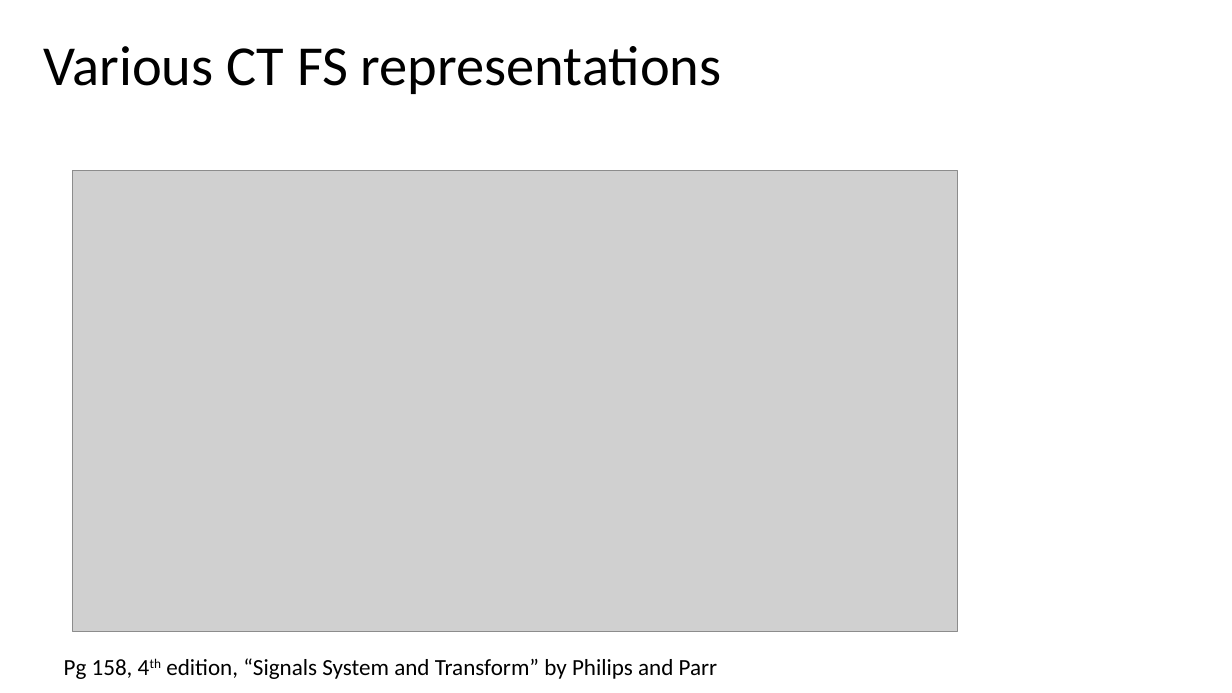
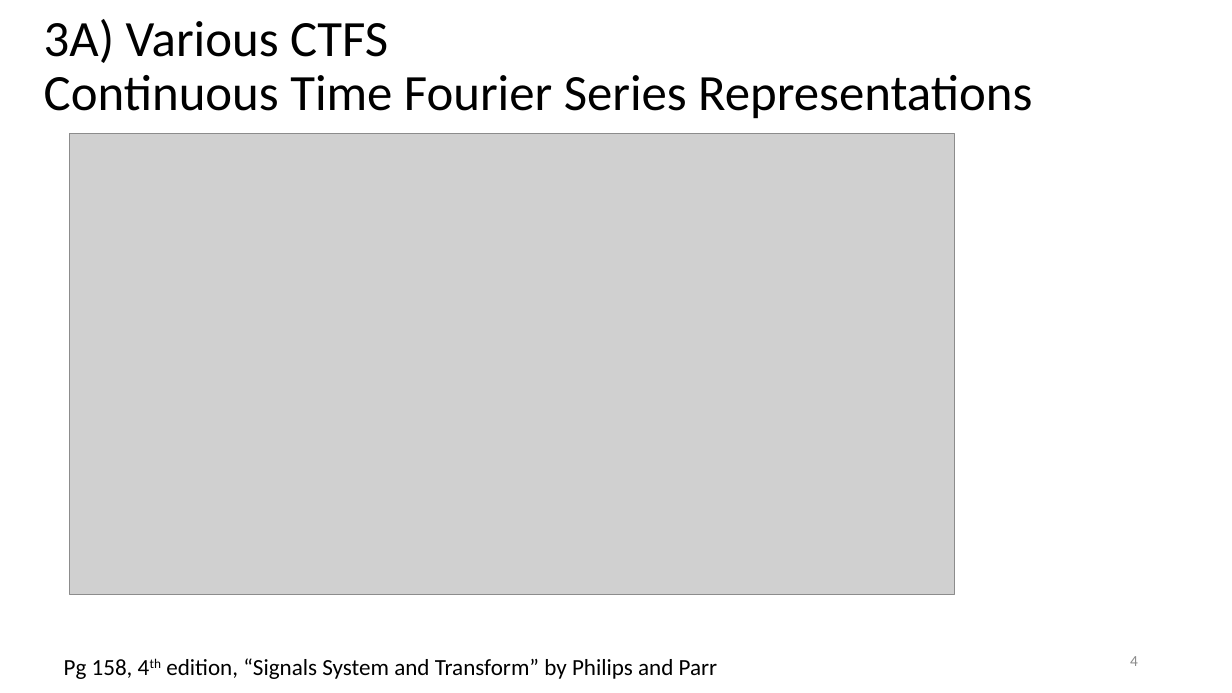
Before and after one commit to aseschng/DSP-Matlab-Fourier-Series, a slide deck: slide 4 of FourierIntro_v1_CES.pptx (slide 3 before the commit). Drawn at 1232x693 pixels with LibreOffice and Linux fonts; fonts in the diff are those of the drawing; grey boxes stand for pictures. Boxes give left, top, right and bottom in pixels: in the first picture for what was removed or moved away, otherwise in the second. Text is boxed around its words. In the diff, an @@ line names an element or a change of style, - is before the commit and + after.

```diff
--- a/FourierIntro_v1_CES.pptx
+++ b/FourierIntro_v1_CES.pptx
@@ title at [44,19,1032,119]: text changed; size 44 to 39.6 pt @@
-Various CT FS representations
+3A) Various CTFS
+Continuous Time Fourier Series Representations
@@ picture: place and size @@
-picture at [73,171,958,631]
+picture at [70,134,955,594]
@@ page number added at [1130,656,1138,666], 12 pt, text #8C8C8C @@
+4
```
Also in this commit, not shown: 7 other slides changed, 1 slide added, 2 other files.
